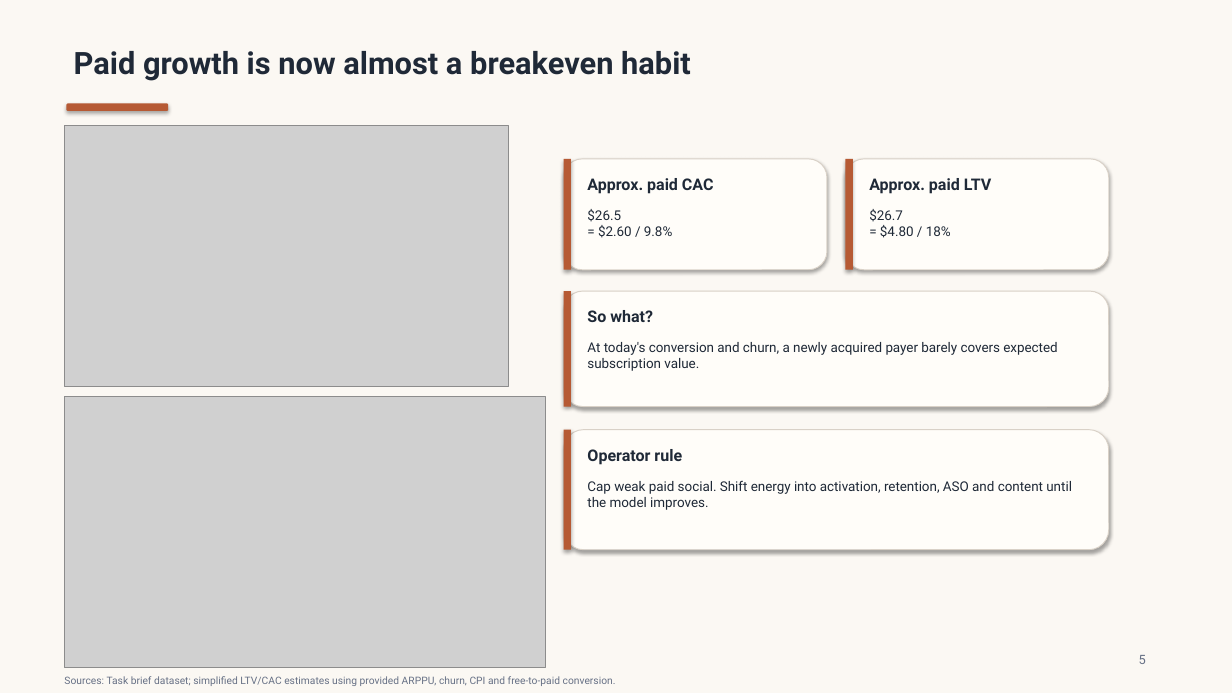
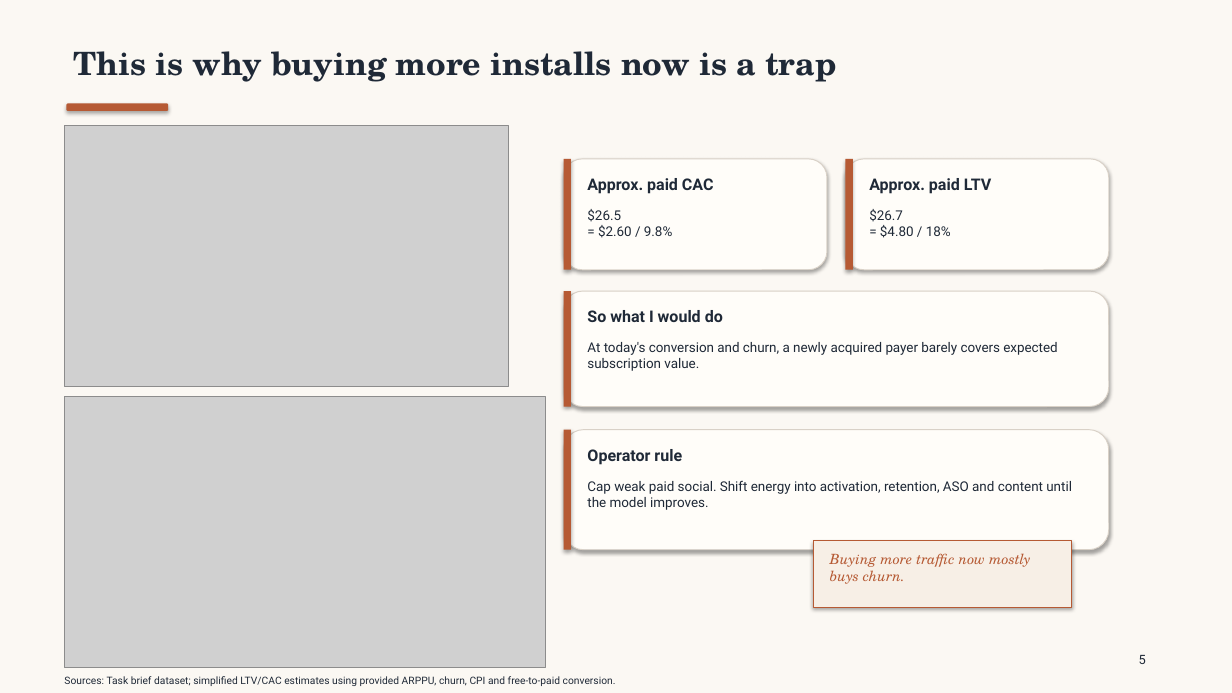
Before and after one commit to TEZv/Genesis-Academy_Strategy-Operations-School-2.0-Case-Task, a slide deck: slide 5 of deliverables/taskflow-case-presentation.pptx. Drawn at 1232x693 pixels with LibreOffice and Linux fonts; fonts in the diff are those of the drawing; grey boxes stand for pictures. Boxes give left, top, right and bottom in pixels: in the first picture for what was removed or moved away, otherwise in the second. Text is boxed around its words. In the diff, an @@ line names an element or a change of style, - is before the commit and + after.

```diff
--- a/deliverables/taskflow-case-presentation.pptx
+++ b/deliverables/taskflow-case-presentation.pptx
@@ text at [74, 51, 836, 82]: text changed; size 24 to 25 pt; font Roboto to TeX Gyre Schola @@
-Paid growth is now almost a breakeven habit
+This is why buying more installs now is a trap
@@ text at [587, 310, 723, 322]: text changed @@
-So what?
+So what I would do
@@ rectangle added at [813, 541, 1072, 607], fill #F7EFE6, outline #B65A34 0.75 pt @@
@@ text added at [830, 553, 1031, 584], 11 pt, text #B65A34, italic @@
+Buying more traffic now mostly buys churn.
@@ text "5" at [1139, 655, 1146, 664]: text colour #667085 to #1F2937 @@
@@ text "Sources: Task brief dataset; simplified ..." at [64, 676, 616, 686]: text colour #667085 to #1F2937 @@
```
Also in this commit, not shown: 13 other slides changed, 1 other file.
